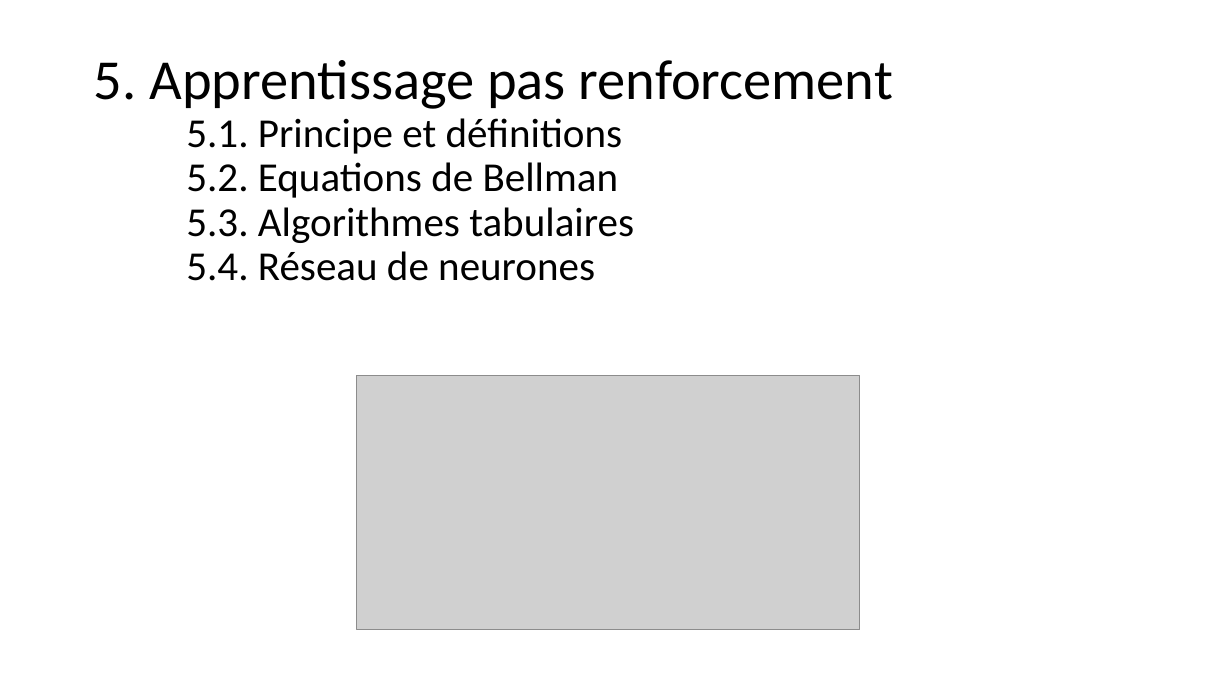
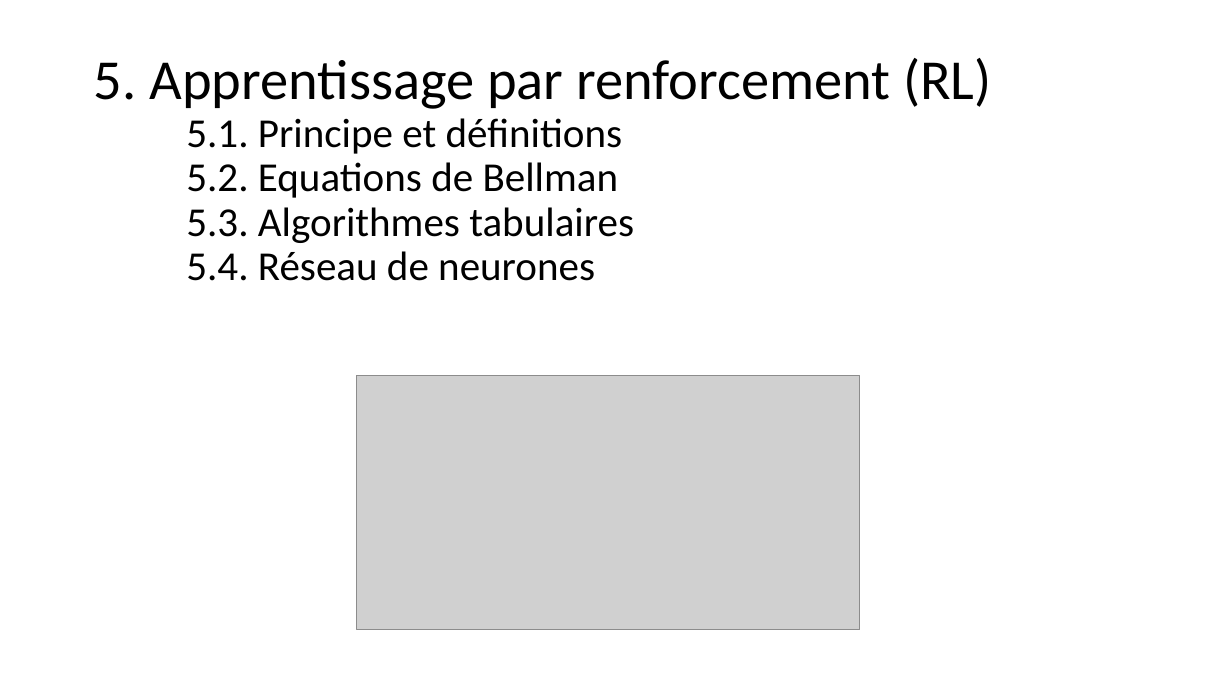
Before and after one commit to jolindien-git/jolindien-git.github.io, a slide deck: slide 40 of Intelligence Artificielle et Analyse de donnees.pptx. Drawn at 1232x693 pixels with LibreOffice and Linux fonts; fonts in the diff are those of the drawing; grey boxes stand for pictures. Boxes give left, top, right and bottom in pixels: in the first picture for what was removed or moved away, otherwise in the second. Text is boxed around its words. In the diff, an @@ line names an element or a change of style, - is before the commit and + after.

Commit message:
RL #3

```diff
--- a/Intelligence Artificielle et Analyse de donnees.pptx
+++ b/Intelligence Artificielle et Analyse de donnees.pptx
@@ title at bbox=[94, 58, 992, 281]: text changed @@
-5. Apprentissage pas renforcement
-5.1. Principe et définitions
-5.2. Equations de Bellman
-5.3. Algorithmes tabulaires
-5.4. Réseau de neurones
+5. Apprentissage par renforcement (RL)
+5.1. Principe et définitions
+5.2. Equations de Bellman
+5.3. Algorithmes tabulaires
+5.4. Réseau de neurones
```
Also in this commit, not shown: 3 other slides changed, 7 slides added.
